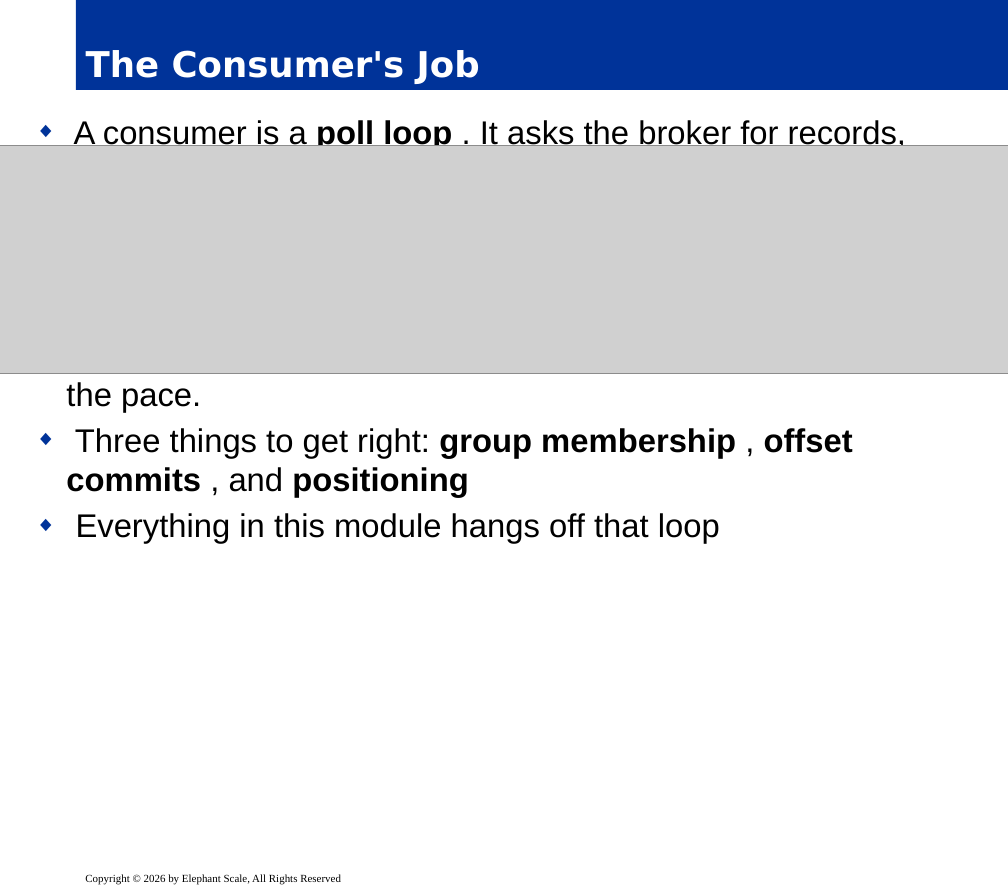
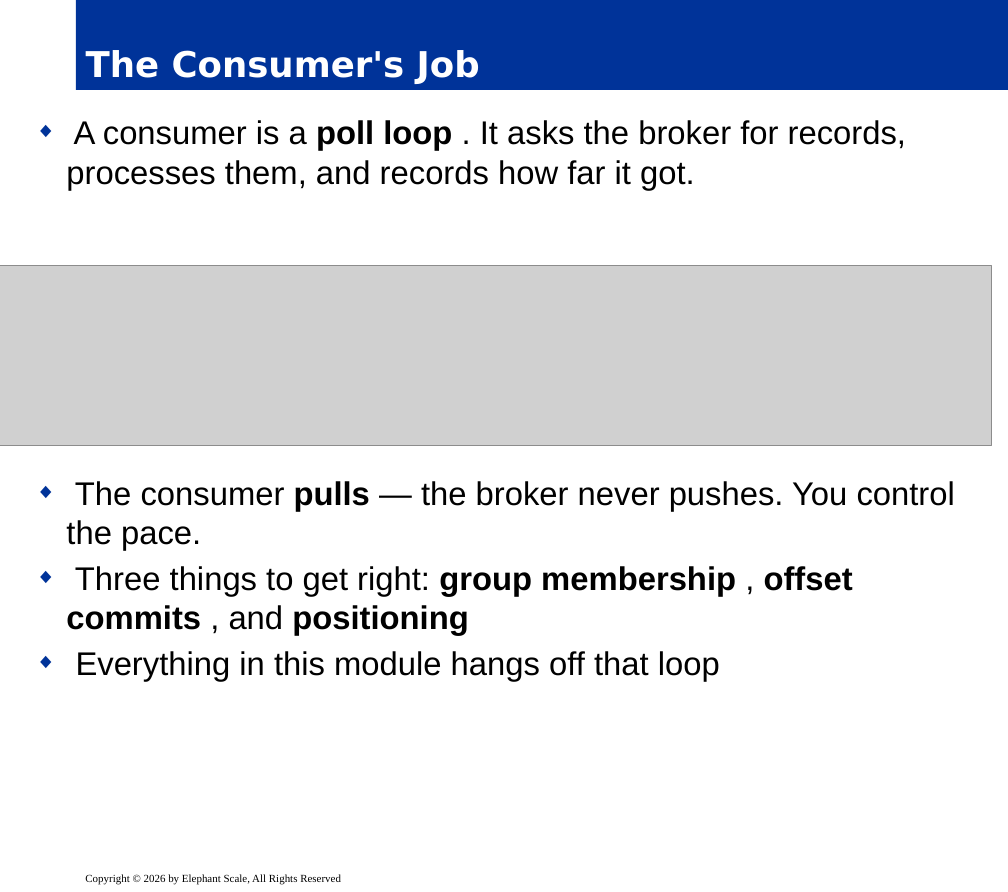
Before and after one commit to elephantscale/Apache-Kafka-for-Developers, a slide deck: slide 3 of slides/release/06__inter-2-consumer-internals.pptx. Drawn at 1008x892 pixels with LibreOffice and Linux fonts; fonts in the diff are those of the drawing; grey boxes stand for pictures; background and template pictures are left out. Boxes give left, top, right and bottom in pixels: in the first picture for what was removed or moved away, otherwise in the second. Text is boxed around its words. In the diff, an @@ line names an element or a change of style, - is before the commit and + after.

```diff
--- a/slides/release/06__inter-2-consumer-internals.pptx
+++ b/slides/release/06__inter-2-consumer-internals.pptx
@@ text "A consumer is a poll ..." rewrapped from (66, 118, 955, 544) to (66, 120, 955, 682) @@
@@ picture: place and size @@
-picture at (0, 146, 1008, 374)
+picture at (0, 266, 991, 445)
```
Also in this commit, not shown: 4 other slides changed.
